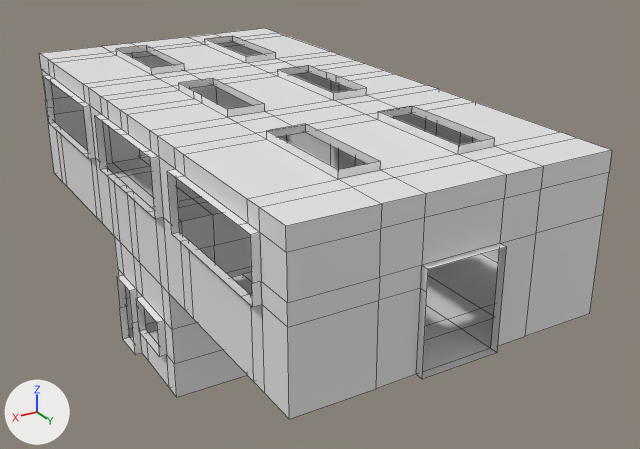
An edit to the Blender file Models/test_tileset/Level1.blend, drawn before and after from the same camera.
The view is the same before and after, from a camera (50 mm lens) standing at (10.74, 20.36, 13.06) and looking at (-0.97, 0.85, 3.3). Every picture has the same lights, and +X, +Y and +Z are marked at lower left. The picture after the commit comes second. Mesh edges are drawn as thin lines. Objects named as collision shapes, trigger or cutter boxes, shadow casters or lower levels of detail are left out.

Names of what the first picture shows: 'Level1Geo'.
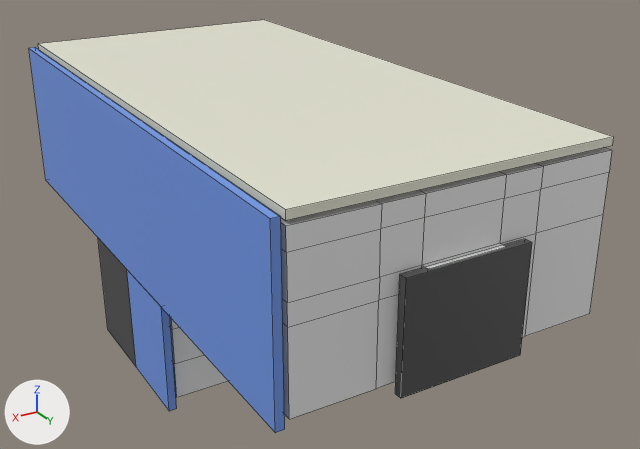
What changed in the scene script:
```text
Add mat_tempdoor:
    mat_tempdoor = principled_material('TempDoor')
    mat_tempdoor.base_color = (0.072, 0.072, 0.072)  # dark grey #4c4c4c
Add mat_glass:
    mat_glass = principled_material('Glass')
    mat_glass.base_color = (0.164, 0.315, 0.8)  # blue #7198e7
Add mat_light:
    mat_light = principled_material('Light')
    mat_light.base_color = (0.8, 0.795, 0.666)  # white #e7e6d5
Add me_cube_005:
    me_cube_005.from_pydata(...)  # a box spanning x -0.1..0.1, y -0.2..2.2, z -1.5..1.5
    me_cube_005.materials.append(mat_tempdoor)  # dark grey #4c4c4c
Add me_cube_004:
    me_cube_004.from_pydata(...)  # a box spanning x -0.1..0.1, y -0.2..2.2, z -1.5..1.5
    me_cube_004.materials.append(mat_glass)  # blue #7198e7
Add me_cube_003:
    me_cube_003.from_pydata(...)  # a box spanning x -1.6..1.6, y -0.1..0.1, z -1.4..1.3
    me_cube_003.materials.append(mat_tempdoor)  # dark grey #4c4c4c
Add me_cube_002:
    me_cube_002.from_pydata(...)  # a box spanning x -4.0..4.0, y -8.0..8.0, z -0.1..0.1
    me_cube_002.materials.append(mat_light)  # white #e7e6d5
Add me_cube_001:
    me_cube_001.from_pydata(...)  # a box spanning x -0.1..0.1, y -8.0..8.0, z -2.2..2.2
    me_cube_001.materials.append(mat_glass)  # blue #7198e7
Add ob_tempdoor__convcol_001:
    ob_tempdoor__convcol_001 = bpy.data.objects.new('TempDoor -convcol.001', me_cube_005)
    ob_tempdoor__convcol_001.location = (4.2, -2.4, 1.3)
Add ob_tempglass__convcol_001:
    ob_tempglass__convcol_001 = bpy.data.objects.new('TempGlass -convcol.001', me_cube_004)
    ob_tempglass__convcol_001.location = (4.2, 0.0, 1.3)
Add ob_tempdoor__convcol:
    ob_tempdoor__convcol = bpy.data.objects.new('TempDoor -convcol', me_cube_003)
    ob_tempdoor__convcol.location = (0.0, 8.2, 4.2)
Add ob_templight__convcol:
    ob_templight__convcol = bpy.data.objects.new('TempLight -convcol', me_cube_002)
    ob_templight__convcol.location = (0.0, 0.0, 7.2)
Add ob_tempglass__convcol:
    ob_tempglass__convcol = bpy.data.objects.new('TempGlass -convcol', me_cube_001)
    ob_tempglass__convcol.location = (4.2, 0.0, 5.0)
```

What differs and where, as boxes [x1, y1, x2, y2] in the pictures (640 x 449 px):
'TempLight -convcol', added: after [38, 20, 614, 220]
'TempGlass -convcol', added (blue): after [29, 47, 285, 433]
'TempDoor -convcol', added: after [395, 239, 532, 398]
'TempGlass -convcol.001', added (blue): after [127, 270, 177, 411]
'TempDoor -convcol.001', added: after [98, 238, 136, 366]
'Level1Geo', unchanged, covered by the edit: before [39, 28, 612, 419]; after [170, 148, 612, 419]
